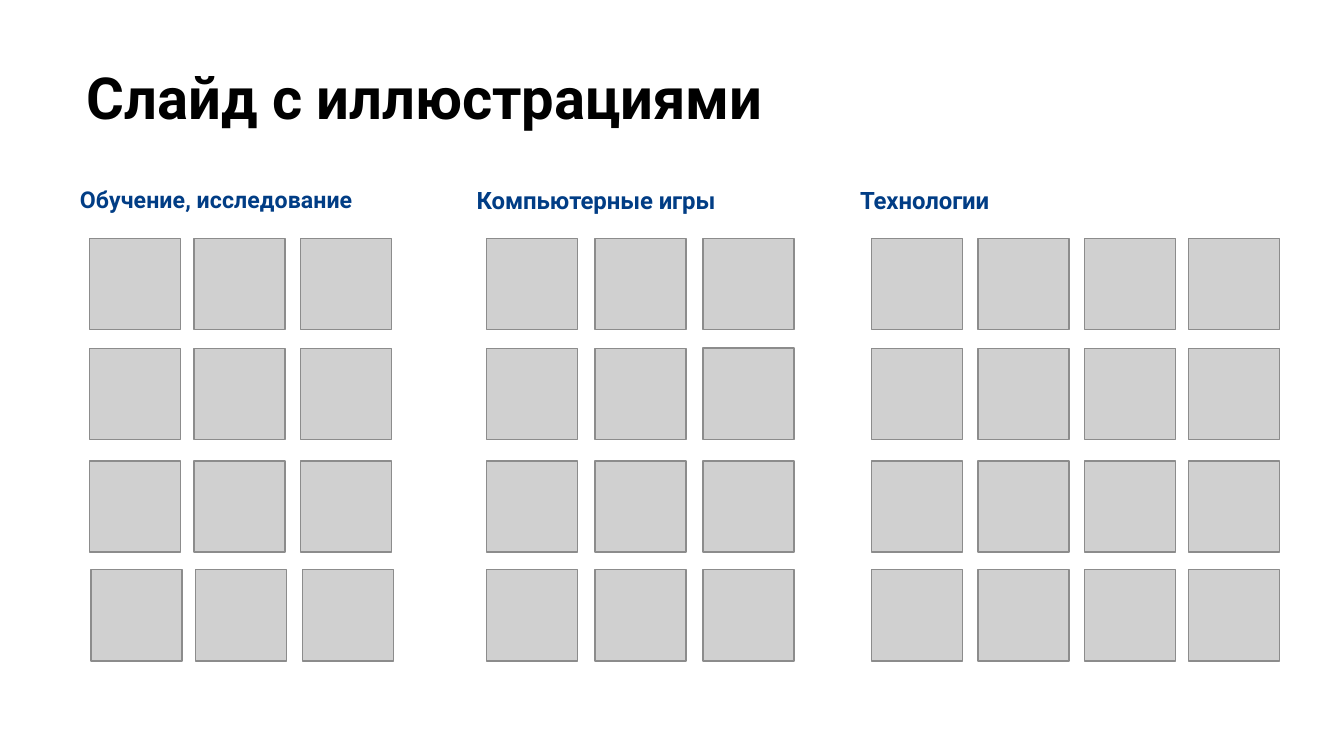
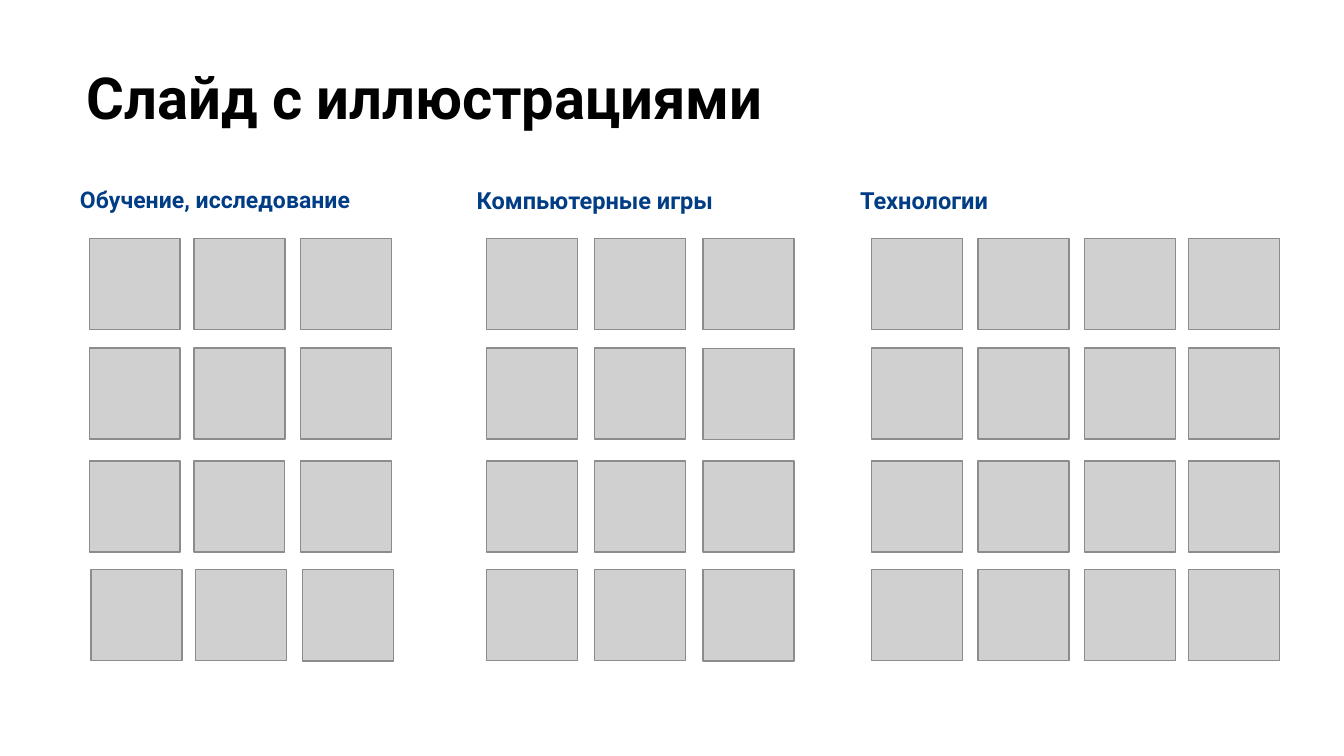
Before and after one commit to DmitryDK86/2023-Microservice-Architect, a slide deck: slide 17 of k8s/PROJ/Защита проекта распределенная справочная система на основе графовой БД.pptx. Drawn at 1344x756 pixels with LibreOffice and Linux fonts; fonts in the diff are those of the drawing; grey boxes stand for pictures; background and template pictures are left out. Boxes give left, top, right and bottom in pixels: in the first picture for what was removed or moved away, otherwise in the second. Text is boxed around its words. In the diff, an @@ line names an element or a change of style, - is before the commit and + after.

```diff
--- a/k8s/PROJ/Защита проекта распределенная справочная система на основе графовой БД.pptx
+++ b/k8s/PROJ/Защита проекта распределенная справочная система на основе графовой БД.pptx
@@ subtitle "Обучение, исследование" at (80, 190, 350, 213): size 12.4 to 12.3 pt @@
@@ subtitle "Компьютерные игры" at (477, 192, 713, 214): size 12.8 to 12.6 pt @@
@@ subtitle "Технологии" at (860, 192, 988, 210): size 12.8 to 12.6 pt @@
```
Also in this commit, not shown: 4 other slides changed.
